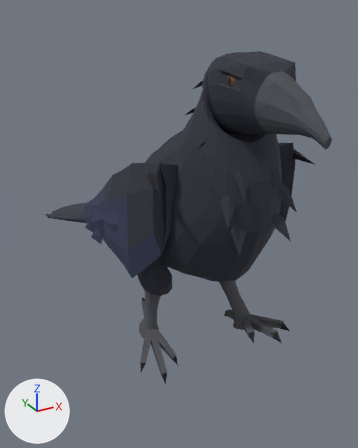
Renders of the glTF model creatures/experiments/boxmodel/abc/t7x/zoo/raven_wyvern/stage4/raven_wyvern.glb from each side of a commit.
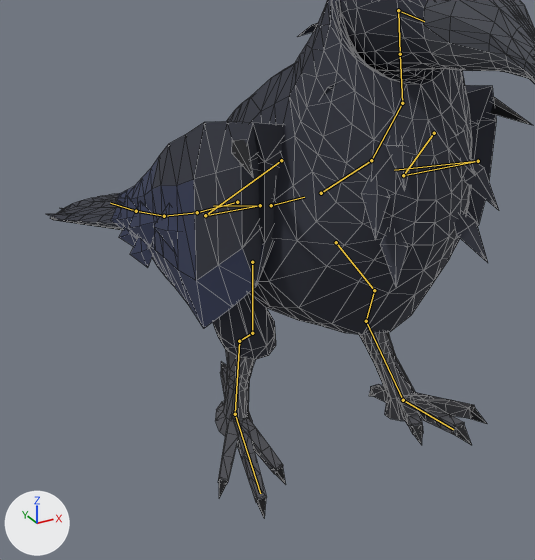
Each version is shown whole from a 50 mm camera at (-0.99, -2.14, 1.37) aimed at (0.1, -0.15, 0.37), then close up on the part from 5% to 89% of the width and 21% to 91% of the height. The axes (+X, +Y, +Z) are drawn at lower left. The lights are the same throughout. The last two pictures show the newer version. Both versions are drawn at frame 3 of the action 'move'; the numbers are the values there. The bones that bend it are drawn over the model as lines in the close-ups. The close-ups show mesh edges as thin lines.

Objects in the first close-up: 'body', 'piece_feathers', 'piece_toes', 'piece_wing'.
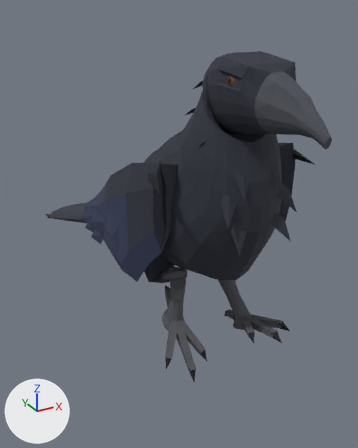
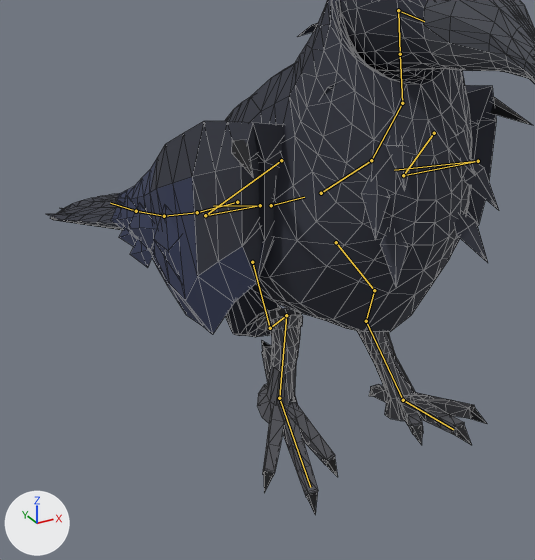
Changed parts and their boxes (x1, y1, x2, y2) in the close-ups (535 x 560 px):
'body', posed
    before: (50, 0, 535, 436)
    after: (50, 0, 535, 423)
'piece_wing', posed
    before: (111, 85, 532, 329)
    after: (111, 85, 532, 335)
'piece_toes', posed (16% narrower, 11% taller)
    before: (218, 362, 487, 518)
    after: (262, 341, 487, 514)
bone 'thigh.R', root to tip
    before: (252, 262) to (252, 333)
    after: (252, 262) to (270, 328)
bone 'shin.R', root to tip
    before: (252, 333) to (239, 341)
    after: (270, 328) to (286, 315)
bone 'tarsus.R', root to tip
    before: (239, 341) to (235, 414)
    after: (286, 315) to (279, 398)

The change in detail:
Bone 'thigh.R' (bone_thigh_r) turns from (-20, 0, 0) to (3, 2, 4) degrees about its own x, y and z.
Bone 'shin.R' (bone_shin_r) turns from (6, 0, 0) to (167, 11, -2) degrees about its own x, y and z.
Bone 'tarsus.R' (bone_tarsus_r) turns from (-24, 0, 0) to (153, 3, 1) degrees about its own x, y and z.
